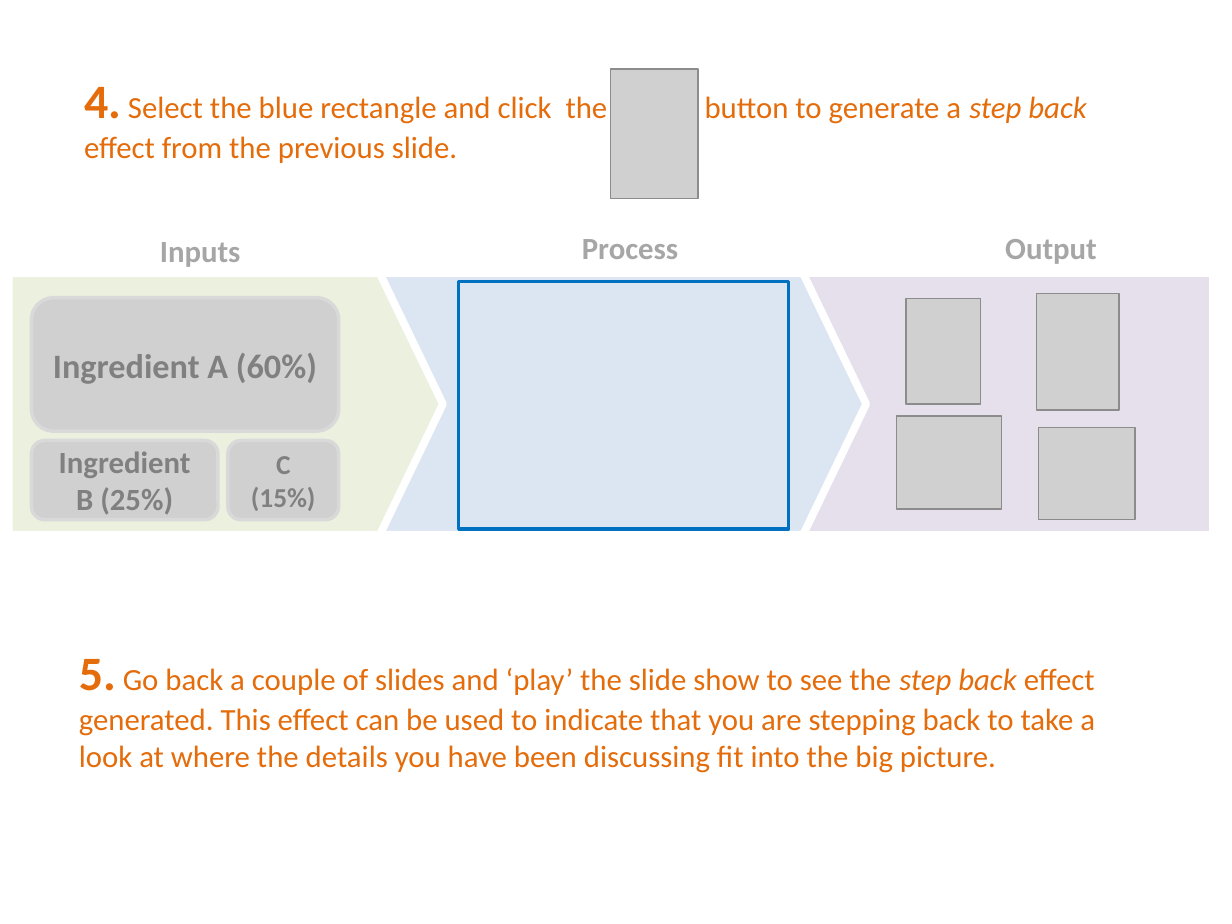
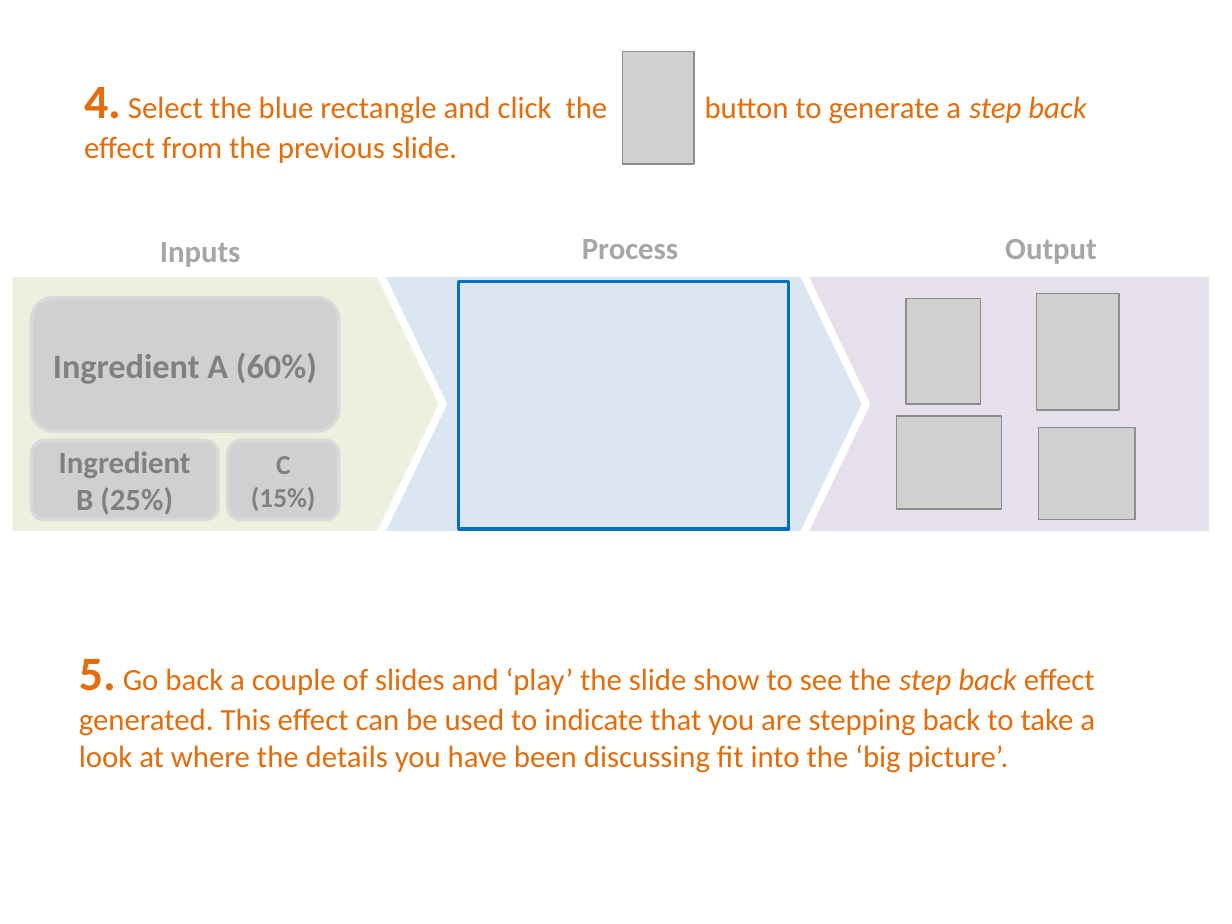
Before and after one commit to PowerPointLabs/PowerPointLabs-Website, a slide deck: slide 21 of samples/tutorial.pptx (slide 17 before the commit). Drawn at 1232x924 pixels with LibreOffice and Linux fonts; fonts in the diff are those of the drawing; grey boxes stand for pictures. Boxes give left, top, right and bottom in pixels: in the first picture for what was removed or moved away, otherwise in the second. Text is boxed around its words. In the diff, an @@ line names an element or a change of style, - is before the commit and + after.

```diff
--- a/samples/tutorial.pptx
+++ b/samples/tutorial.pptx
@@ picture: place and size @@
-picture at (611,69,699,198)
+picture at (622,52,694,164)
@@ text at (79,659,1095,773): text changed @@
-5. Go back a couple of slides and ‘play’ the slide show to see the step back effect generated. This effect can be used to indicate that you are stepping back to take a look at where the details you have been discussing fit into the big picture.
+5. Go back a couple of slides and ‘play’ the slide show to see the step back effect generated. This effect can be used to indicate that you are stepping back to take a look at where the details you have been discussing fit into the ‘big picture’.
```
Also in this commit, not shown: 16 other slides changed, 10 slides added.
